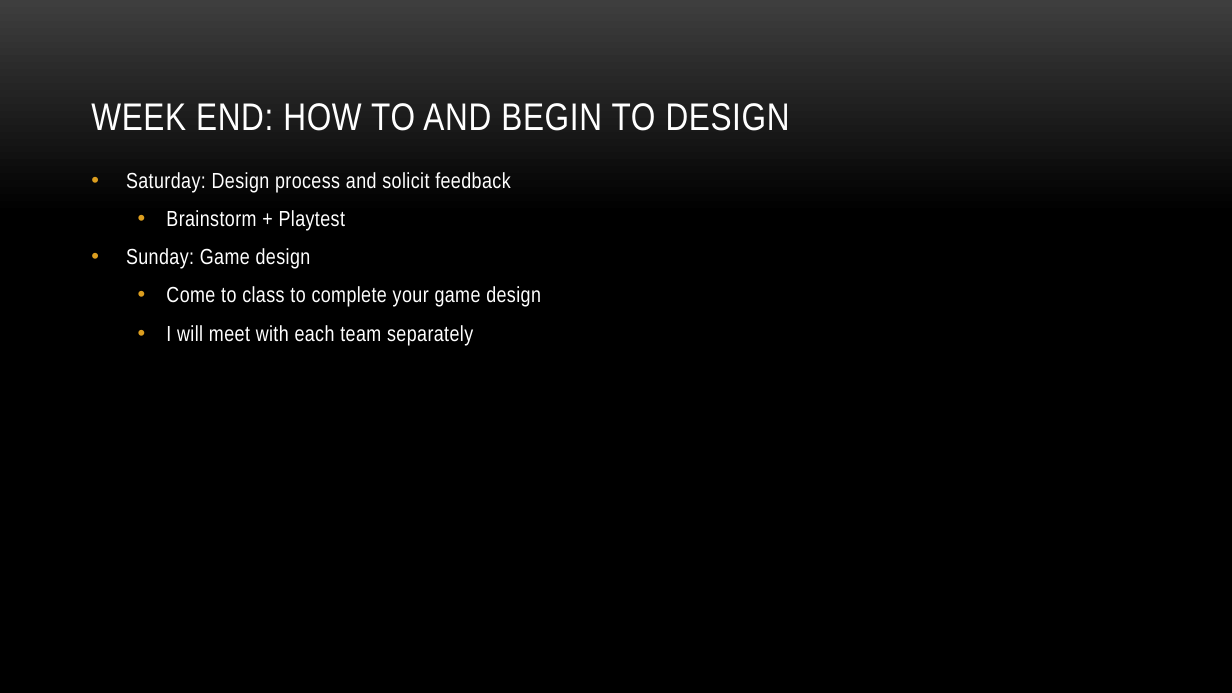
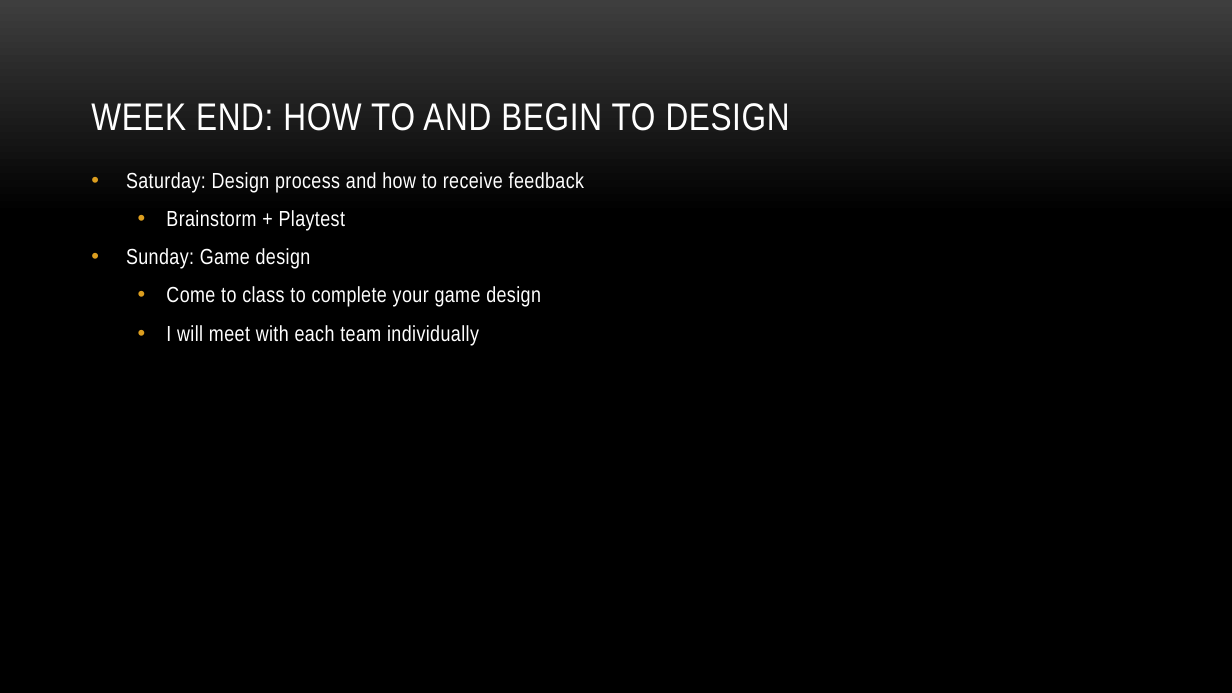
Before and after one commit to myuwbclasses/IntroGameDev-XJTU, a slide deck: slide 13 of PPT/Intro.pptx. Drawn at 1232x693 pixels with LibreOffice and Linux fonts; fonts in the diff are those of the drawing; background and template pictures are left out. Boxes give left, top, right and bottom in pixels: in the first picture for what was removed or moved away, otherwise in the second. Text is boxed around its words. In the diff, an @@ line names an element or a change of style, - is before the commit and + after.

```diff
--- a/PPT/Intro.pptx
+++ b/PPT/Intro.pptx
@@ text at box(126, 172, 584, 193): text changed @@
-• Saturday: Design process and solicit feedback
+• Saturday: Design process and how to receive feedback
@@ text at box(166, 325, 479, 346): text changed @@
-  • I will meet with each team separately
+  • I will meet with each team individually
```
Also in this commit, not shown: 3 other slides changed.
